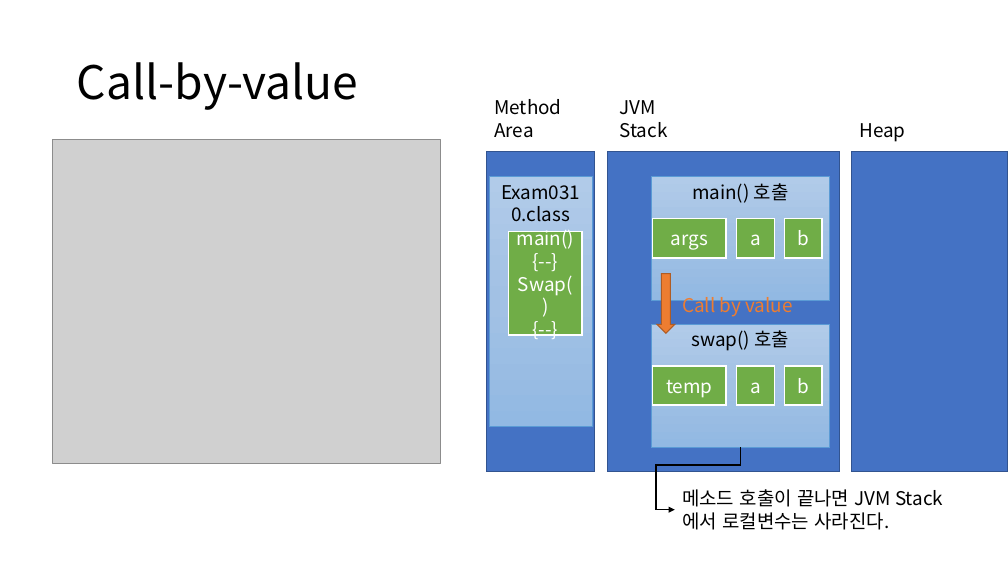
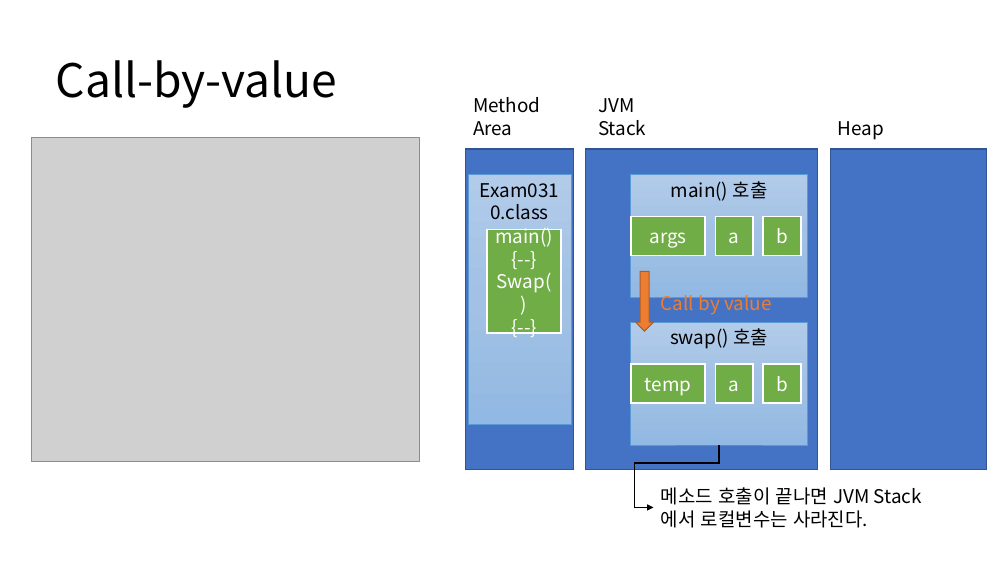
Before and after one commit to Dingadung/2022-study-workspace, a slide deck: slide 3 of study-note/자바/2022-07-18 내용정리.pptx. Drawn at 1008x567 pixels with LibreOffice and Linux fonts; fonts in the diff are those of the drawing; grey boxes stand for pictures. Boxes give left, top, right and bottom in pixels: in the first picture for what was removed or moved away, otherwise in the second. Text is boxed around its words. In the diff, an @@ line names an element or a change of style, - is before the commit and + after.

```diff
--- a/study-note/자바/2022-07-18 내용정리.pptx
+++ b/study-note/자바/2022-07-18 내용정리.pptx
@@ 10 rectangles, 5 texts, 1 picture, 1 title: place and size @@
-10 rectangles, 5 texts, 1 picture, 1 title at <box>52,62,1008,530</box>
+10 rectangles, 5 texts, 1 picture, 1 title at <box>31,60,987,528</box>
@@ 3 rectangles, 1 down arrow, 1 elbow arrow: place and size @@
-3 rectangles, 1 down arrow, 1 elbow arrow at <box>653,219,823,510</box>
+3 rectangles, 1 down arrow, 1 elbow arrow at <box>631,216,802,507</box>
```
Also in this commit, not shown: 2 other slides changed, 3 other files.
